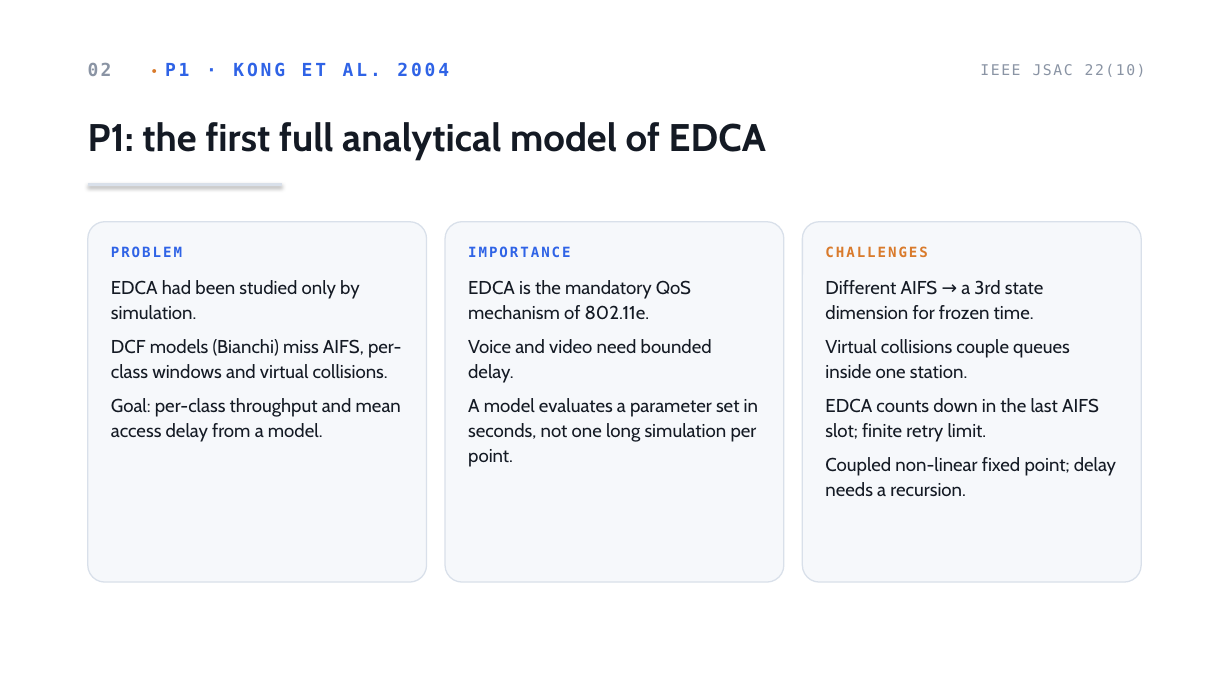
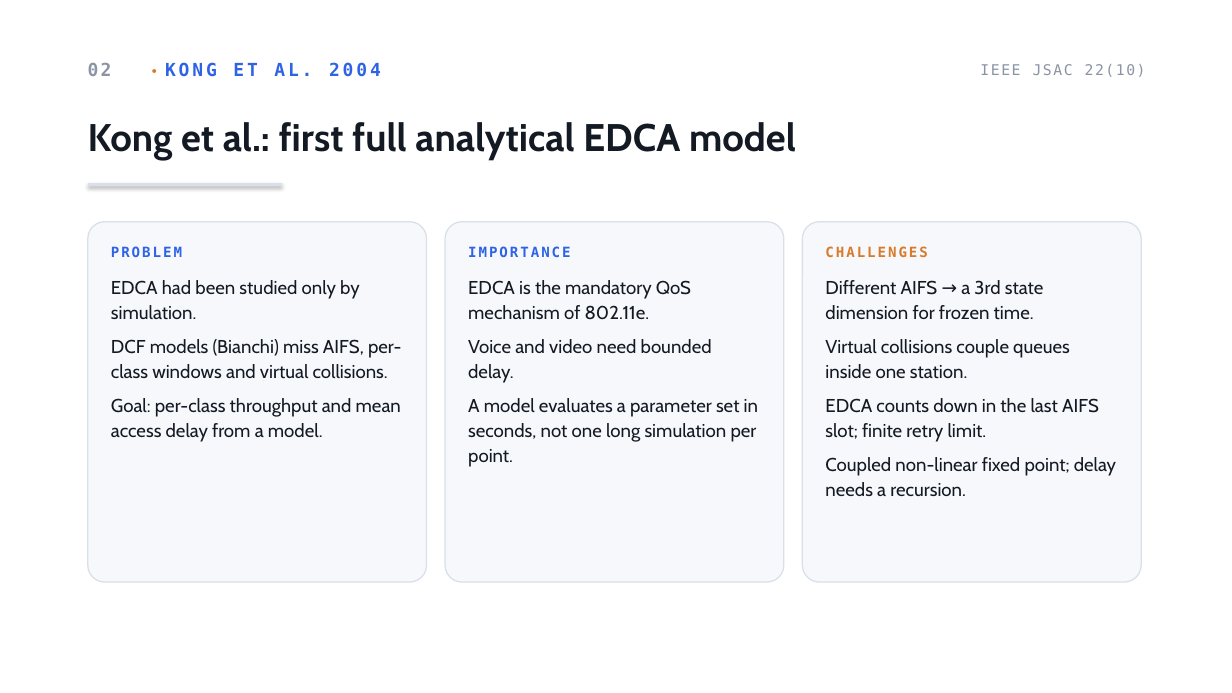
Before and after one commit to AhmadRifqi86/MWN-2026-M11402804-Rifqi, a slide deck: slide 3 of assets/ppt/a3-M11402804-AhmadRifqi.pptx. Drawn at 1232x693 pixels with LibreOffice and Linux fonts; fonts in the diff are those of the drawing. Boxes give left, top, right and bottom in pixels: in the first picture for what was removed or moved away, otherwise in the second. Text is boxed around its words. In the diff, an @@ line names an element or a change of style, - is before the commit and + after.

```diff
--- a/assets/ppt/a3-M11402804-AhmadRifqi.pptx
+++ b/assets/ppt/a3-M11402804-AhmadRifqi.pptx
@@ text at (88, 62, 381, 77): text changed @@
-02 • P1 · KONG ET AL. 2004
+02 • KONG ET AL. 2004
@@ text at (88, 122, 796, 160): text changed @@
-P1: the first full analytical model of EDCA
+Kong et al.: first full analytical EDCA model
```
Also in this commit, not shown: 10 other slides changed, 1 other file.
